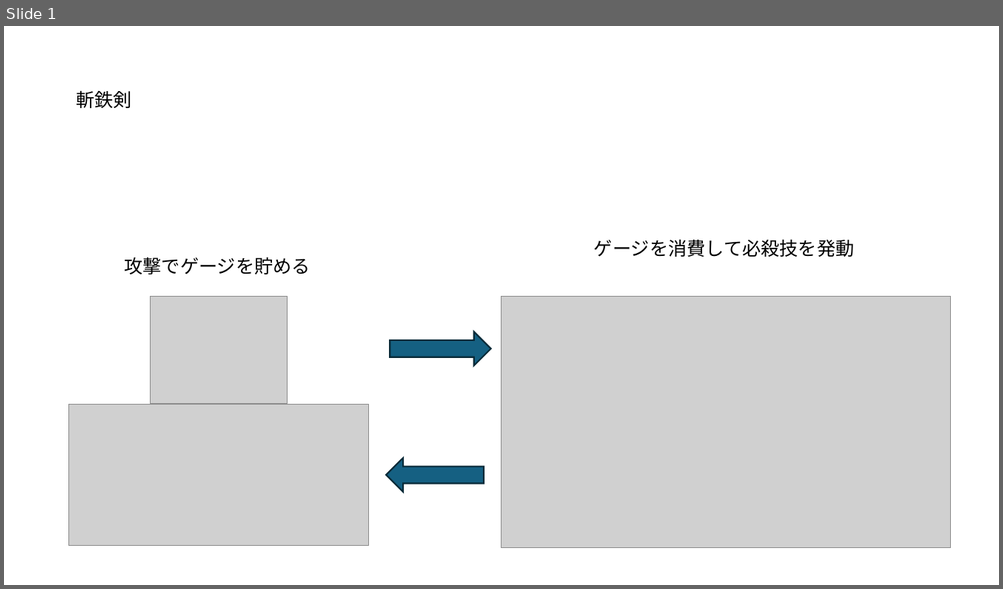
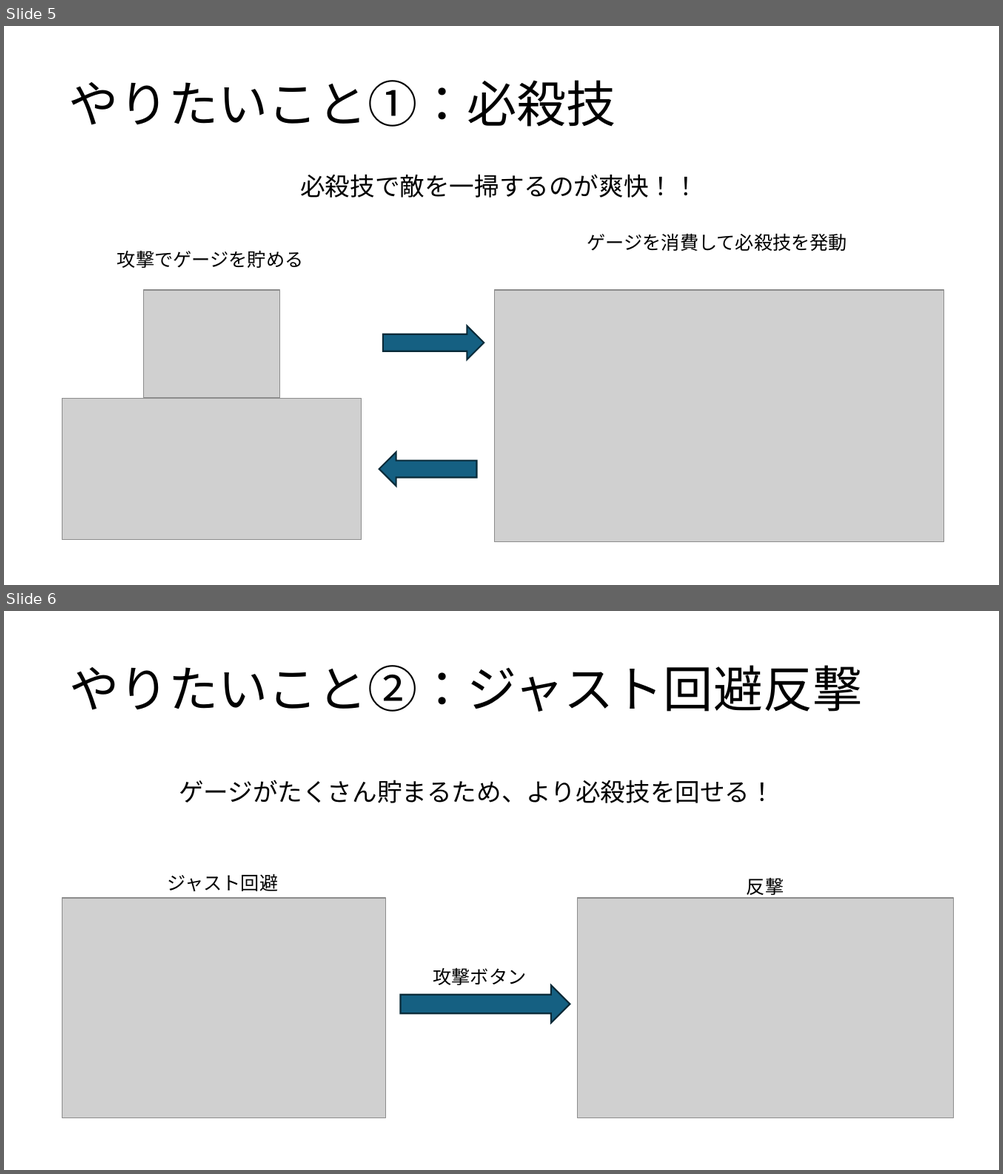
Before and after one commit to Tiger5286/SummerGame_2026, a slide deck: 夏ゲーム企画.pptx. Shown one above the other, each under a label of ours: slide 1 before the commit, slides 5 and 6 after it. The pictures are 1003x589 and 1003x1174 pixels, drawn with LibreOffice and Linux fonts; fonts in the diff are those of the drawing; grey boxes stand for pictures. Boxes give left, top, right and bottom in pixels: in the first picture for what was removed or moved away, otherwise in the second. Text is boxed around its words. In the diff, an @@ line names an element or a change of style, - is before the commit and + after.

```diff
--- a/夏ゲーム企画.pptx
+++ b/夏ゲーム企画.pptx
@@ slide 6 added at <box>4,611,999,1170</box>, background #FFFFFF @@
@@ text added at <box>69,665,862,712</box>, 48 pt, text #000000 @@
+やりたいこと②：ジャスト回避反撃
@@ text added at <box>179,780,774,803</box>, 24 pt, text #000000 @@
+ゲージがたくさん貯まるため、より必殺技を回せる！
@@ text added at <box>167,874,278,891</box>, 18 pt, text #000000 @@
+ジャスト回避
@@ picture added at <box>62,898,385,1119</box> @@
@@ picture added at <box>577,898,953,1119</box> @@
@@ text added at <box>746,878,783,899</box>, 18 pt, text #000000 @@
+反撃
@@ right arrow added at <box>400,985,569,1023</box>, fill #156082, outline #092A39 1.5 pt @@
@@ text added at <box>433,968,526,985</box>, 18 pt, text #000000 @@
+攻撃ボタン
@@ what was slide 1 is now slide 5 @@
@@ slide 5 changed as well @@
@@ text added at <box>69,80,616,127</box>, 48 pt, text #000000 @@
+やりたいこと①：必殺技
@@ text removed at <box>76,90,132,108</box> @@
-斬鉄剣
@@ text added at <box>300,174,698,198</box>, 24 pt, text #000000 @@
+必殺技で敵を一掃するのが爽快！！
@@ text "攻撃でゲージを貯める": place and size @@
-text "攻撃でゲージを貯める" at <box>124,257,310,275</box>
+text "攻撃でゲージを貯める" at <box>117,250,303,268</box>
@@ 3 pictures, 2 right arrows, 1 text: place and size @@
-3 pictures, 2 right arrows, 1 text at <box>69,239,950,548</box>
+3 pictures, 2 right arrows, 1 text at <box>62,233,943,543</box>
```
Also in this commit, not shown: 4 other slides added, 1 slide removed, 6 other files.
